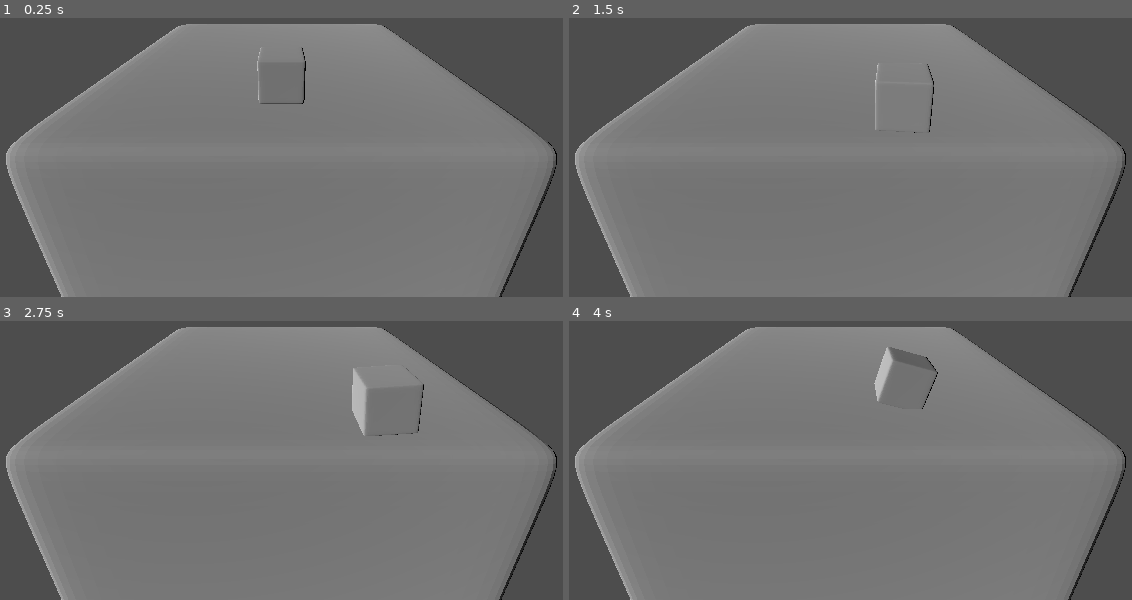
Above: before the commit, frames 1-4 (two rows, left to right).
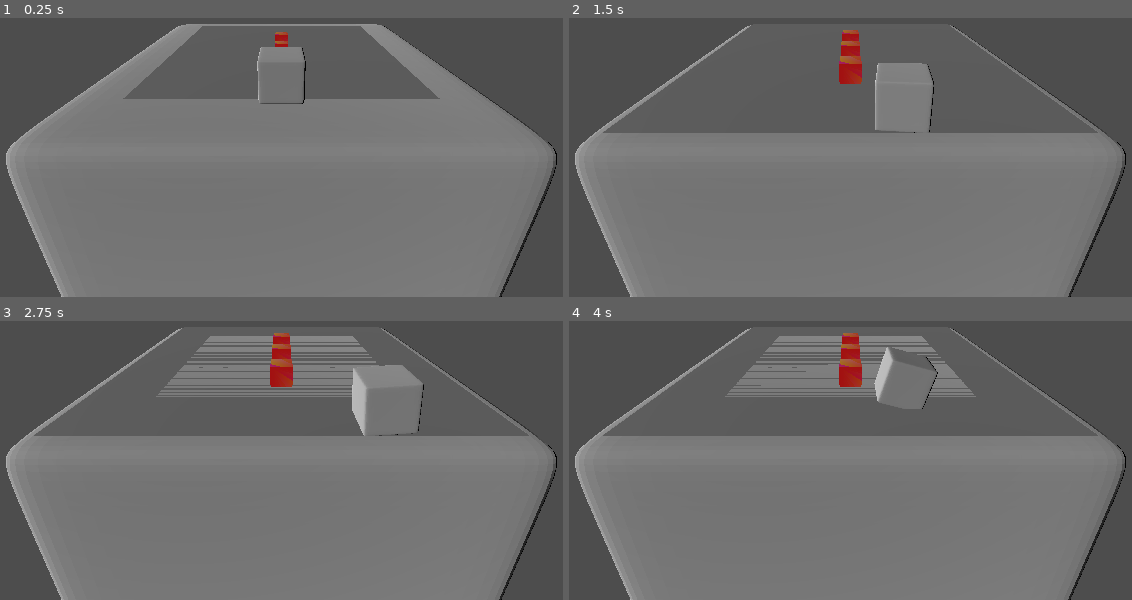
Above: after the commit, the same moments.

Repository: SomeSortOfSam/GMTKGameJam2022
Game: Godot game, scene res://World.tscn
The game is run twice, just before and just after one commit, with the same random seed, the same clock (stepped at 60 frames per second) and the same inputs. The engine's default icon, where the game draws it, is replaced by a stand-in: a white triangle on a blue panel in a dark square.
Inputs:
- Up to frame 1 (0.25 s): no input
- Up to frame 2 (1.5 s): hold D (ui_right) 0.53-1.28 s; hold S (ui_down) from 1.28 s (still down)
- Up to frame 3 (2.75 s): tap Enter at 2 s; release S (ui_down) at 2.03 s; hold D (ui_right) from 2.03 s (still down)
- Up to frame 4 (4 s): release D (ui_right) at 2.78 s; hold W (ui_up) 2.78-3.53 s; hold A (ui_left) from 3.53 s (still down)

The runs differ from the first frame. In frame 1, 9.5% of the frame differs, in the area x 21-79%, y 2-30%; in frame 2, 21%, in the area x 6-94%, y 2-42%; in frame 3, 17%; in frame 4, 18%.

Commit message:
Assigned numbers to sides

Diff:
--- a/Cube.gd
+++ b/Cube.gd
@@ -1,11 +1,11 @@
 extends Node3D
 
-@onready var side_positions = $SidePositions
 @onready var rotation_timer : Timer = $RotationTimer
 
 @export var time_to_rotate := .2
 @export var sides : Array[PackedScene]
 
+const NORMALS_TO_NUMBERS := {Vector3i.UP:1,Vector3i.DOWN:6,Vector3i.LEFT:2,Vector3i.RIGHT:5,Vector3i.FORWARD:4,Vector3i.BACK:3}
 
 var target_rotation : Quaternion
 var current_side_template : Node3D
@@ -13,39 +13,40 @@
 
 signal rotation_finished
 
+func _ready():
+	prepare_current_side(Vector2.DOWN).turns_lived = 1
+
 func _process(delta):
 	quaternion = quaternion.slerp(target_rotation,delta/time_to_rotate).normalized()
 
-func get_current_side_parent() -> Node3D:
-	return side_positions.get_child(0)
-
 func get_current_side_number() -> int:
-	return 1;
+	return NORMALS_TO_NUMBERS[Vector3i(basis.z.round())];
 
 func get_next_side() -> Node3D:
 	if not current_side_template:
 		current_side_template = sides[current_side_index].instantiate()
 	return current_side_template.duplicate()
 
-func prepare_current_side():
-	var side_parent = get_current_side_parent()
-	for child in side_parent.get_children():
-		side_parent.remove_child(child)
+func prepare_current_side(direction: Vector2) -> Node3D:
 	var side = get_next_side()
-	if side.has_method("prepared_side"):
-		side.prepare_side(get_current_side_number())
-		side_parent.add_child(side)
+	if side.has_method("prepare_side"):
+		side.call_deferred("prepare_side",get_current_side_number(),direction)
+		connect("rotation_finished",side.on_cube_rotation_finished)
+		add_child(side)
+		side.global_rotation = Vector3.ZERO
+		side.global_position = Vector3.ZERO
+	return side
 
 
-func _on_player_edge_reached(direction):
+func _on_player_edge_reached(direction : Vector2):
 	var old_rotaiton = quaternion
 	direction = direction * (PI/2)
 	global_rotate(Vector3.FORWARD,direction.x)
 	global_rotate(Vector3.RIGHT,direction.y)
 	target_rotation = quaternion
+	prepare_current_side(direction/(PI/2))
 	quaternion = old_rotaiton
 	rotation_timer.start(time_to_rotate)
-	prepare_current_side()
 
 func _on_rotation_timer_timeout():
 	emit_signal("rotation_finished")
--- a/Cube.tscn
+++ b/Cube.tscn
@@ -15,28 +15,31 @@
 [node name="Player" parent="." instance=ExtResource("2_l63f2")]
 transform = Transform3D(1, 0, 0, 0, 1, 0, 0, 0, 1, 0, 1.1, 0.8)
 
-[node name="DirectionalLight3D" type="DirectionalLight3D" parent="."]
-transform = Transform3D(0.5, 4.47035e-08, -0.866025, 0.612372, 0.707107, 0.353553, 0.612372, -0.707107, 0.353553, 0, 0, 0)
-
 [node name="SidePositions" type="Node3D" parent="."]
 
 [node name="Position3D" type="Position3D" parent="SidePositions"]
 transform = Transform3D(1, 0, 0, 0, 1, 0, 0, 0, 1, 0, 1, 0)
+rotation_edit_mode = 1
 
 [node name="Position3D2" type="Position3D" parent="SidePositions"]
 transform = Transform3D(-4.37114e-08, 1, 0, -1, -4.37114e-08, 0, 0, 0, 1, 1, 0, 0)
+rotation_edit_mode = 1
 
 [node name="Position3D3" type="Position3D" parent="SidePositions"]
 transform = Transform3D(-1, 8.74228e-08, 0, -8.74228e-08, -1, 0, 0, 0, 1, 0, -1, 0)
+rotation_edit_mode = 1
 
 [node name="Position3D4" type="Position3D" parent="SidePositions"]
 transform = Transform3D(-4.37114e-08, -1, 0, 1, -4.37114e-08, 0, 0, 0, 1, -1, 0, 0)
+rotation_edit_mode = 1
 
 [node name="Position3D5" type="Position3D" parent="SidePositions"]
 transform = Transform3D(1, 0, 0, 0, -4.37114e-08, -1, 0, 1, -4.37114e-08, 0, 0, 1)
+rotation_edit_mode = 1
 
 [node name="Position3D6" type="Position3D" parent="SidePositions"]
 transform = Transform3D(1, 0, 0, 0, -4.37114e-08, 1, 0, -1, -4.37114e-08, 0, 0, -1)
+rotation_edit_mode = 1
 
 [node name="RotationTimer" type="Timer" parent="."]
 one_shot = true
--- /dev/null
+++ b/Sides/TestSide.gd
@@ -0,0 +1,29 @@
+extends Node3D
+
+@onready var sprite = $Sprite3D
+@onready var death_timer : Timer = $DeathTimer
+
+var turns_lived := 0
+var scale_target := Vector3.ONE
+
+func _process(delta):
+	scale = scale.lerp(scale_target,delta/death_timer.wait_time)
+
+func prepare_side(number,previous_direction):
+	remove_child(sprite)
+	for i in number:
+		var new_sprite = sprite.duplicate()
+		new_sprite.position = Vector3(previous_direction.x ,0,previous_direction.y) * i/number *.8
+		add_child(new_sprite)
+	sprite.queue_free()
+	scale *= .1
+
+func on_cube_rotation_finished():
+	if turns_lived > 1:
+		scale_target = Vector3.ZERO
+		death_timer.start()
+	else:
+		turns_lived += 1
+
+func _on_death_timer_timeout():
+	queue_free()
--- a/Sides/TestSide.tscn
+++ b/Sides/TestSide.tscn
@@ -1,8 +1,26 @@
-[gd_scene load_steps=2 format=3 uid="uid://b6xr5xq466rqm"]
+[gd_scene load_steps=5 format=3 uid="uid://b6xr5xq466rqm"]
 
-[ext_resource type="Texture2D" uid="uid://csyjphfvmwr3j" path="res://icon.png" id="1_a3kfa"]
+[ext_resource type="Script" path="res://Sides/TestSide.gd" id="1_5um5p"]
+[ext_resource type="Material" uid="uid://dp1unb5xgjfhp" path="res://DiceMaterial.tres" id="2_tork5"]
 
-[node name="Node3D" type="Node3D"]
+[sub_resource type="BoxMesh" id="BoxMesh_eqbqk"]
+material = ExtResource("2_tork5")
+size = Vector3(0.1, 0.1, 0.1)
 
-[node name="Sprite3D" type="Sprite3D" parent="."]
-texture = ExtResource("1_a3kfa")
+[sub_resource type="PlaneMesh" id="PlaneMesh_jbbir"]
+size = Vector2(1.8, 1.8)
+
+[node name="Side" type="Node3D"]
+script = ExtResource("1_5um5p")
+
+[node name="Sprite3D" type="MeshInstance3D" parent="."]
+mesh = SubResource("BoxMesh_eqbqk")
+
+[node name="MeshInstance3D" type="MeshInstance3D" parent="."]
+transform = Transform3D(1, 0, 0, 0, 1, 0, 0, 0, 1, 0, -0.1, 0)
+mesh = SubResource("PlaneMesh_jbbir")
+
+[node name="DeathTimer" type="Timer" parent="."]
+wait_time = 0.2
+
+[connection signal="timeout" from="DeathTimer" to="." method="_on_death_timer_timeout"]
--- a/World.tscn
+++ b/World.tscn
@@ -14,3 +14,6 @@
 [node name="RemoteTransform3D" type="RemoteTransform3D" parent="."]
 remote_path = NodePath("../Cube/Player")
 update_rotation = false
+
+[node name="DirectionalLight3D" type="DirectionalLight3D" parent="."]
+transform = Transform3D(0.5, 4.47035e-08, -0.866025, 0.612372, 0.707107, 0.353553, 0.612372, -0.707107, 0.353553, 0, 0, 0)
